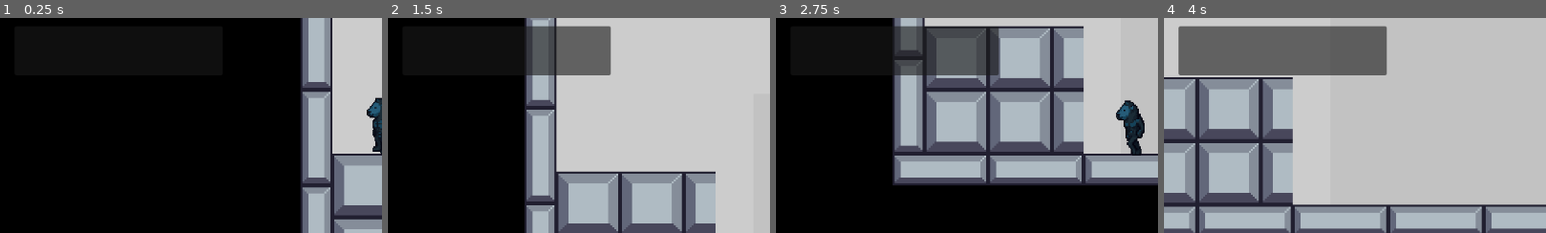
Above: before the commit, frames 1-4 (left to right).
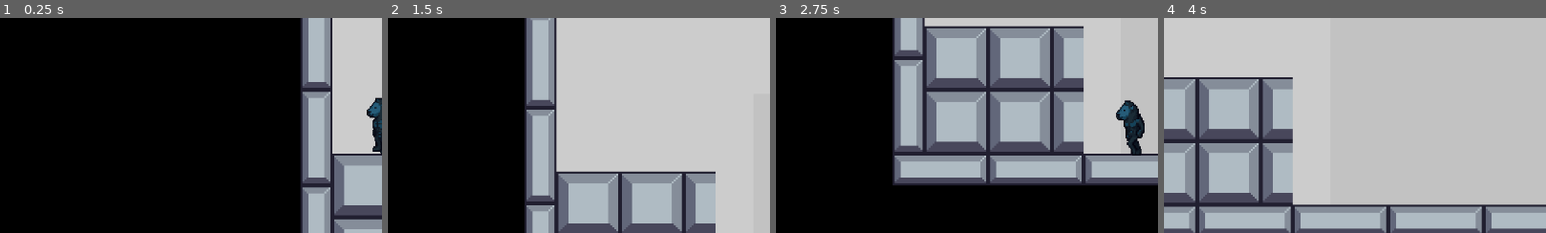
Above: after the commit, the same moments.

Repository: zenebne/Black-Sheep-MGD2-
Game: Godot game, scene res://main1.tscn
Two runs of this game, one before a commit and one after it. Both use one fixed random seed, a clock stepped at 60 frames per second and the inputs below.
Inputs:
- Up to frame 1 (0.25 s): no input
- Up to frame 2 (1.5 s): tap Enter at 0.5 s; hold D (right) from 0.53 s (still down); tap Space (jump) at 0.77 s
- Up to frame 3 (2.75 s): tap Space (jump) at 1.52 s; release D (right) at 2.03 s; hold A (left) from 2.03 s (still down)
- Up to frame 4 (4 s): release A (left) at 2.78 s; hold D (right) from 2.78 s (still down); tap Space (jump) at 3.02, 3.77 s
The pictures show only the part of the screen within x 0-50%, y 26-76%; the shares and areas given below are measured in that part.

The runs differ from the first frame. In frame 2, 5.1% of the frame differs, in the area x 36-59%, y 3-27%; in frame 3, 5.6%; in frame 4, 13%, in the area x 3-59%, y 3-27%.

Commit message:
Update main1.tscn
x

Diff:
--- a/main1.tscn
+++ b/main1.tscn
@@ -286,15 +286,3 @@
 position_smoothing_speed = 7.0
 
 [node name="UI" type="CanvasLayer" parent="."]
-
-[node name="Panel" type="Panel" parent="UI"]
-anchors_preset = -1
-anchor_left = -0.394188
-anchor_top = -13.805
-anchor_right = 17.2355
-anchor_bottom = 1.38577
-offset_left = 476.104
-offset_top = 9123.64
-offset_right = -19519.3
-offset_bottom = -645.976
-metadata/_edit_use_anchors_ = true
